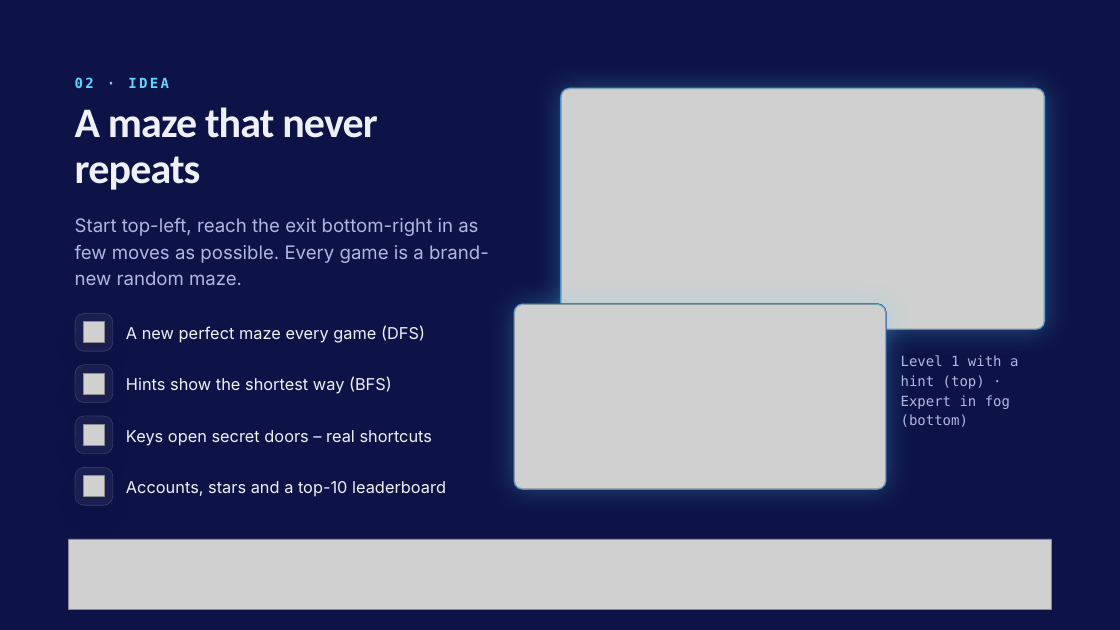
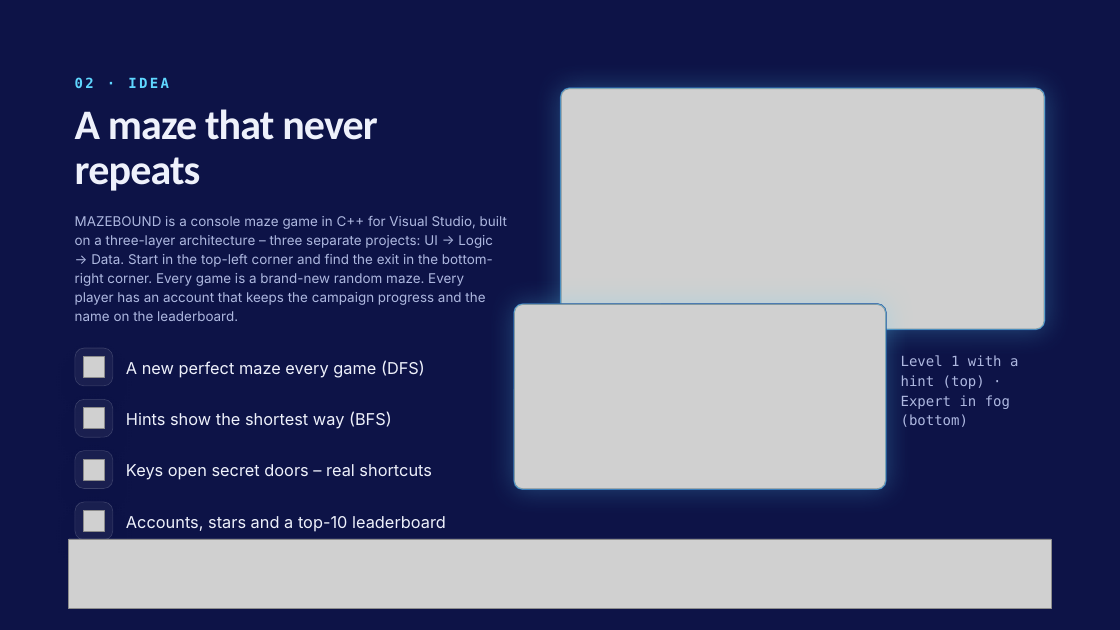
Before and after one commit to ITGeorgiev24/Code-Craft, a slide deck: slide 5 of CodeCraft/docs/presentation.pptx. Drawn at 1120x630 pixels with LibreOffice and Linux fonts; fonts in the diff are those of the drawing; grey boxes stand for pictures; background and template pictures are left out. Boxes give left, top, right and bottom in pixels: in the first picture for what was removed or moved away, otherwise in the second. Text is boxed around its words. In the diff, an @@ line names an element or a change of style, - is before the commit and + after.

```diff
--- a/CodeCraft/docs/presentation.pptx
+++ b/CodeCraft/docs/presentation.pptx
@@ text at (75,216,507,321): text changed; size 16 to 11.5 pt @@
-Start top-left, reach the exit bottom-right in as few moves as possible. Every game is a brand-new random maze.
+MAZEBOUND is a console maze game in C++ for Visual Studio, built on a three-layer architecture – three separate projects: UI → Logic → Data. Start in the top-left corner and find the exit in the bottom-right corner. Every game is a brand-new random maze. Every player has an account that keeps the campaign progress and the name on the leaderboard.
@@ picture removed at (83,322,104,343) @@
@@ picture added at (83,356,104,377) @@
@@ picture removed at (83,373,104,394) @@
@@ picture added at (83,408,104,429) @@
@@ picture removed at (83,424,104,445) @@
@@ picture removed at (83,476,104,497) @@
@@ picture added at (83,460,104,481) @@
@@ 4 texts, 4 rounded rectangles: place and size @@
-4 texts, 4 rounded rectangles at (75,313,446,505)
+4 texts, 4 rounded rectangles at (75,348,446,540)
@@ proportions changed in 4 elements at (75,348,113,386), (75,399,113,437), (75,451,113,489), (75,502,113,540) @@
@@ picture added at (83,511,104,532) @@
```
Also in this commit, not shown: 6 other slides changed, 21 other files.
